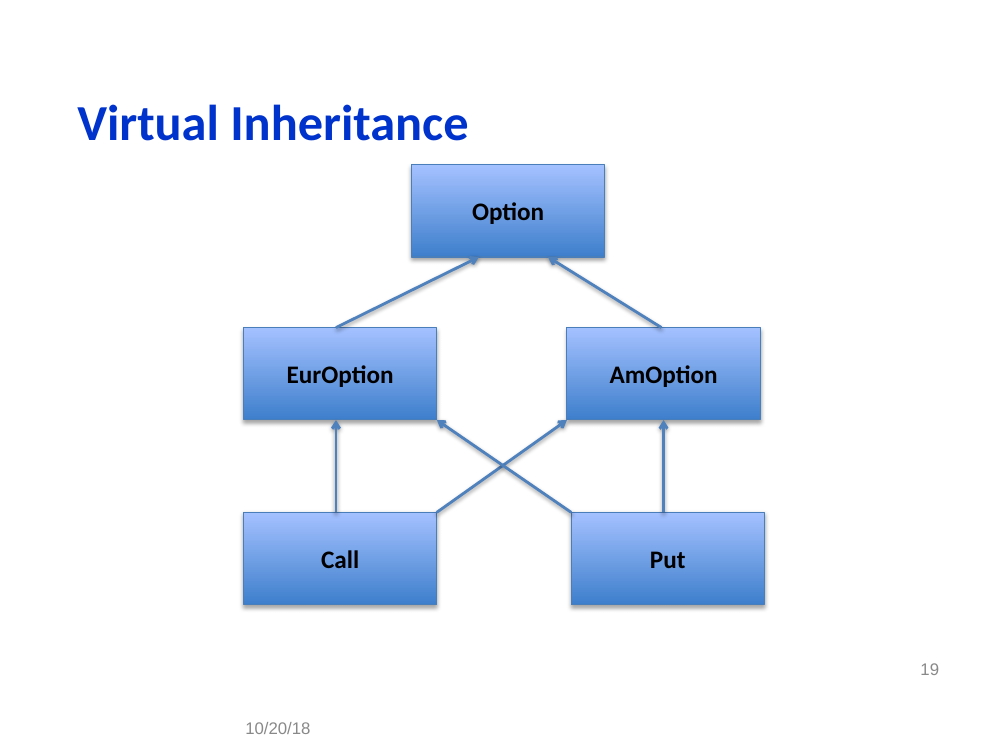
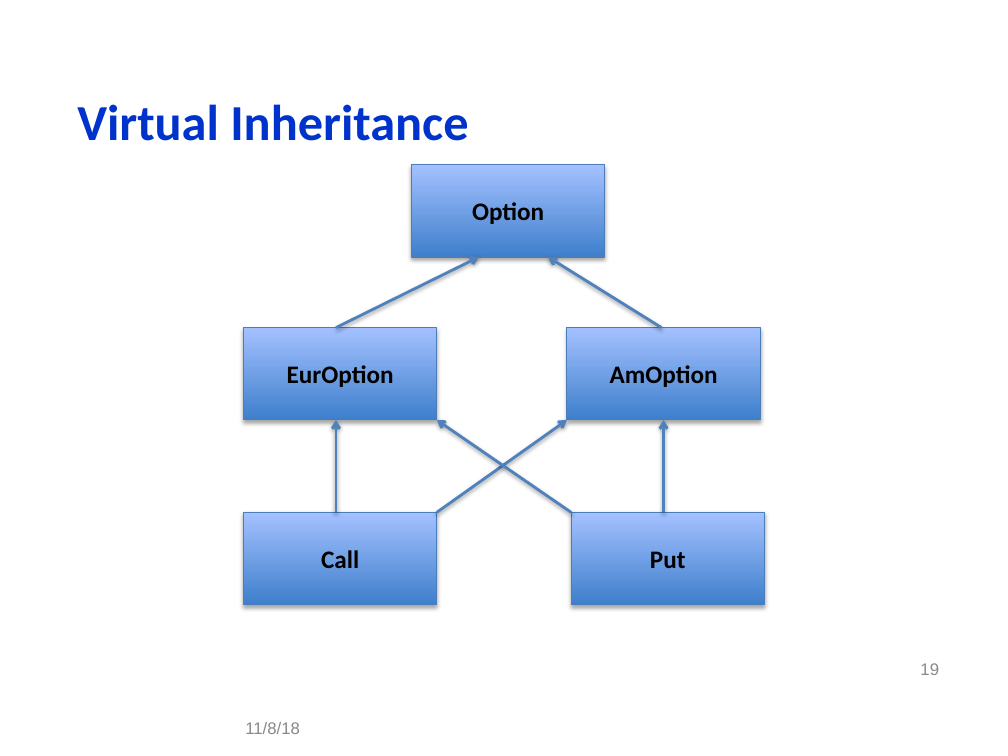
Before and after one commit to gabywang/FRE6883, a slide deck: slide 19 of Slides/Part 2-Financial Applications Using Data Structures, Templates and Design Patterns.pptx. Drawn at 1008x756 pixels with LibreOffice and Linux fonts; fonts in the diff are those of the drawing; background and template pictures are left out. Boxes give left, top, right and bottom in pixels: in the first picture for what was removed or moved away, otherwise in the second. Text is boxed around its words. In the diff, an @@ line names an element or a change of style, - is before the commit and + after.

```diff
--- a/Slides/Part 2-Financial Applications Using Data Structures, Templates and Design Patterns.pptx
+++ b/Slides/Part 2-Financial Applications Using Data Structures, Templates and Design Patterns.pptx
@@ text at <box>245,722,300,734</box>: text changed @@
-10/20/18
+11/8/18
```
Also in this commit, not shown: 51 other slides changed, 3 other files.
